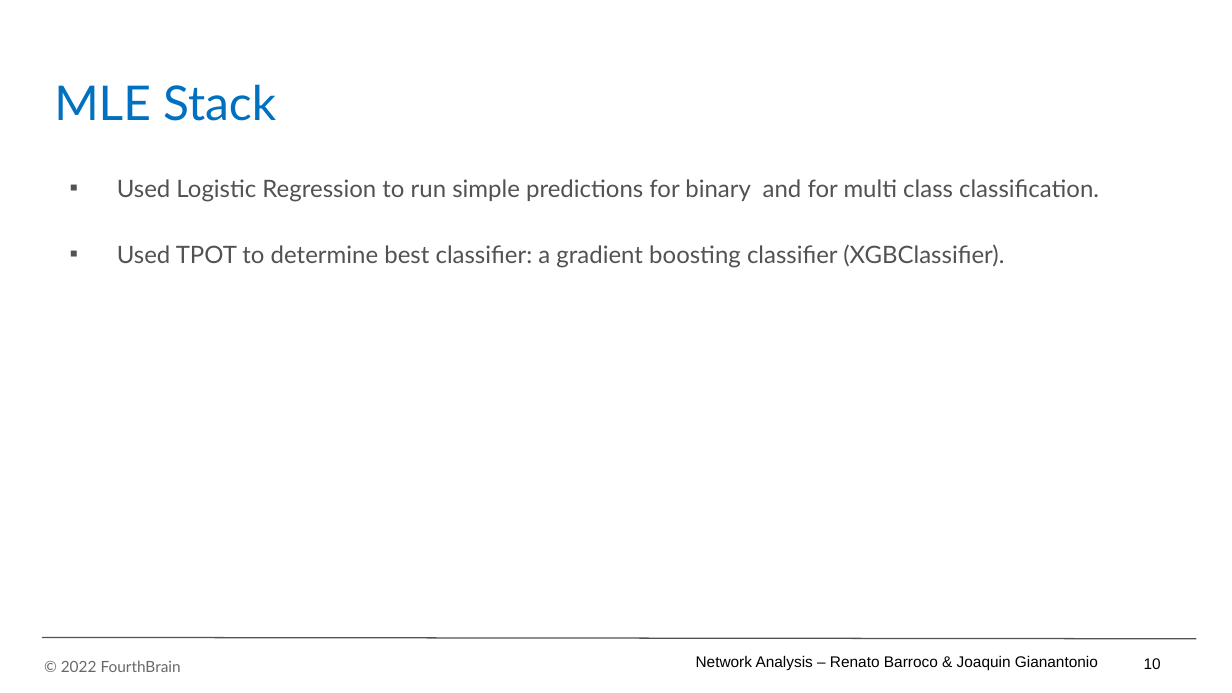
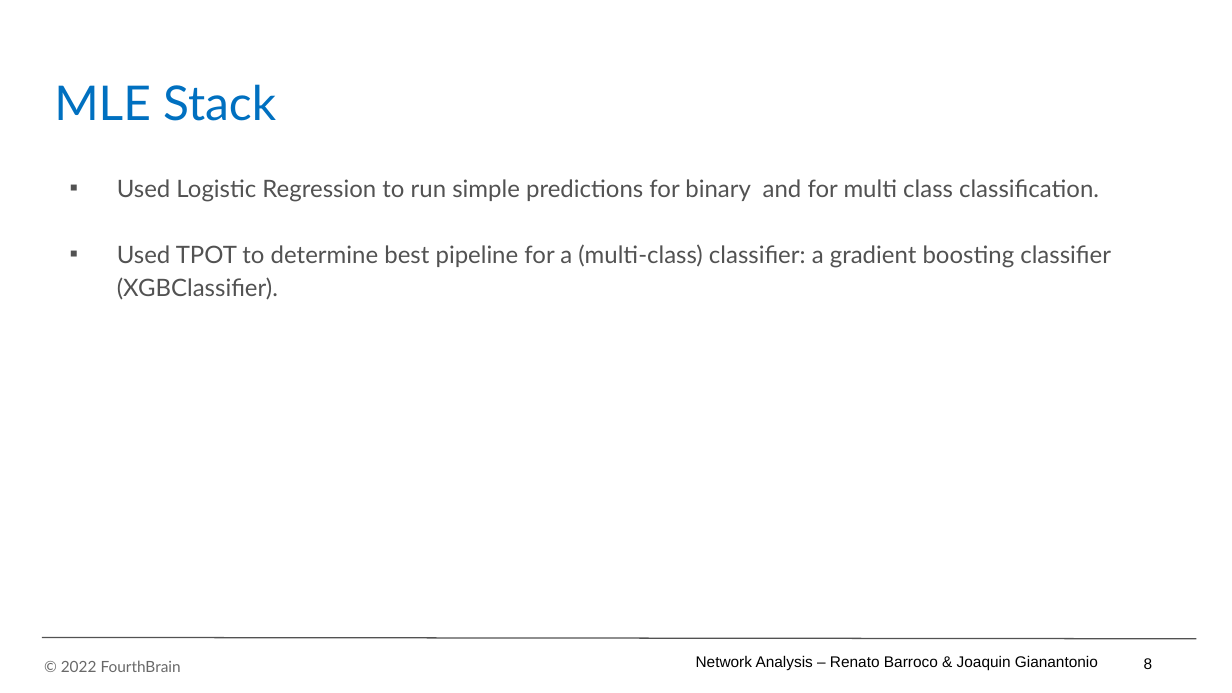
Before and after one commit to JoaquinGianan/project-network-analytics-fourthbrain, a slide deck: slide 9 of JG_files/presentation/Network Analysis - MLE Capstone Presentation_v5jg.pptx (slide 11 before the commit). Drawn at 1232x693 pixels with LibreOffice and Linux fonts; fonts in the diff are those of the drawing; background and template pictures are left out. Boxes give left, top, right and bottom in pixels: in the first picture for what was removed or moved away, otherwise in the second. Text is boxed around its words. In the diff, an @@ line names an element or a change of style, - is before the commit and + after.

```diff
--- a/JG_files/presentation/Network Analysis - MLE Capstone Presentation_v5jg.pptx
+++ b/JG_files/presentation/Network Analysis - MLE Capstone Presentation_v5jg.pptx
@@ text at <box>117,244,1111,300</box>: text changed @@
-▪ Used TPOT to determine best classifier: a gradient boosting classifier (XGBClassifier).
+▪ Used TPOT to determine best pipeline for a (multi-class) classifier: a gradient boosting classifier (XGBClassifier).
@@ page number at <box>1144,658,1153,669</box>: text changed @@
-10
+8
```
Also in this commit, not shown: 5 other slides changed, 1 slide added, 1 slide removed, 1 other file.
